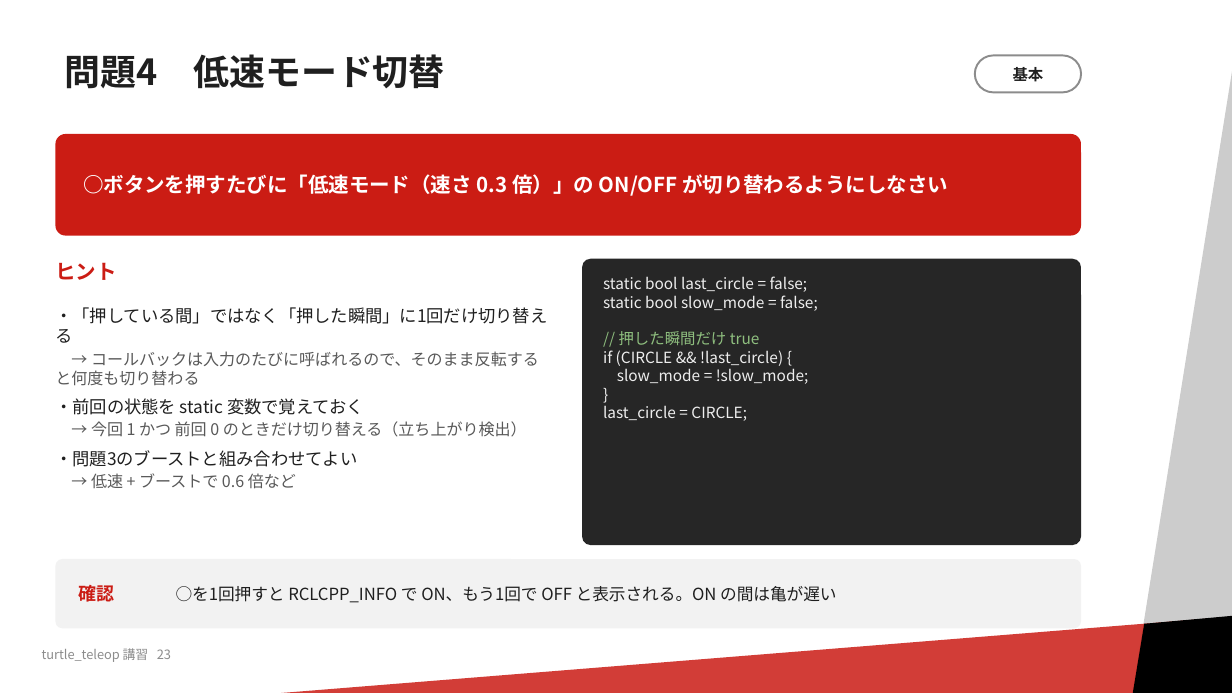
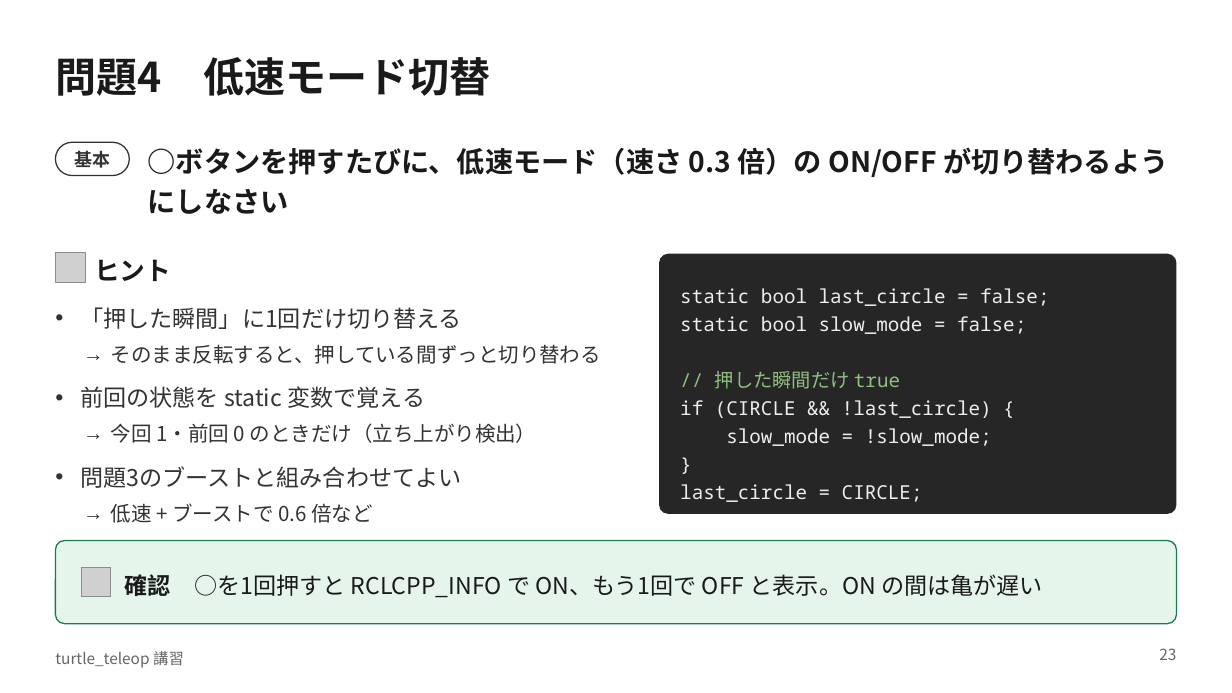
Before and after one commit to RRST-NHK-Project/rrst-ros2-ws-practice, a slide deck: slide 23 of docs/turtle_teleop講習.pptx. Drawn at 1232x693 pixels with LibreOffice and Linux fonts; fonts in the diff are those of the drawing; grey boxes stand for pictures; background and template pictures are left out. Boxes give left, top, right and bottom in pixels: in the first picture for what was removed or moved away, otherwise in the second. Text is boxed around its words. In the diff, an @@ line names an element or a change of style, - is before the commit and + after.

Commit message:
講習資料の修正

```diff
--- a/docs/turtle_teleop講習.pptx
+++ b/docs/turtle_teleop講習.pptx
@@ rectangle removed at [1042,17,1232,693] @@
@@ title "問題4 低速モード切替": place and size @@
-title "問題4 低速モード切替" at [65,54,444,89]
+title "問題4 低速モード切替" at [55,57,491,96]
@@ title "問題4 低速モード切替" at [55,57,491,96]: size 28 to 32 pt, text colour #1F1F1F to #1A1A1A; line spacing 0.9 to 1; less space between paragraphs @@
@@ rounded rectangle "基本": place and size @@
-rounded rectangle "基本" at [975,55,1081,92]
+rounded rectangle "基本" at [55,142,129,176]
@@ rounded rectangle "基本" at [55,142,129,176]: size 12 to 14 pt, text colour #1F1F1F to #333333; outline #8C8C8C 1.5 pt to #333333 1 pt @@
@@ rounded rectangle removed at [55,134,1081,236] @@
@@ text at [148,147,1168,214]: text changed; size 16 to 22 pt; text colour #FFFFFF to #1A1A1A @@
-○ボタンを押すたびに「低速モード（速さ 0.3 倍）」の ON/OFF が切り替わるようにしなさい
+○ボタンを押すたびに、低速モード（速さ 0.3 倍）の ON/OFF が切り替わるようにしなさい
@@ text "○ボタンを押すたびに、低速モード（速さ 0.3 倍）の ON/OFF が切り替わるようにしなさい" at [148,147,1168,214]: vertical alignment middle to top @@
@@ picture added at [55,253,85,283] @@
@@ text "ヒント": place and size @@
-text "ヒント" at [55,262,116,280]
+text "ヒント" at [94,259,171,281]
@@ text "ヒント" at [94,259,171,281]: size 16 to 20 pt, text colour #CB1C14 to #1A1A1A; line spacing 1 to 28pt; less space between paragraphs @@
@@ rounded rectangle "static bool last_circle = false;": place and size @@
-rounded rectangle "static bool last_circle = false;" at [582,259,1081,545]
+rounded rectangle "static bool last_circle = false;" at [659,254,1177,515]
@@ rounded rectangle "static bool last_circle = false;" at [659,254,1177,515]: size 12 to 15 pt, font Noto Sans CJK JP to Noto Sans Mono; line spacing 1 to 21.8pt; proportions changed @@
@@ text at [80,307,601,523]: text changed; size 12.5 to 16 pt; text colour #595959 to #333333 @@
-・「押している間」ではなく「押した瞬間」に1回だけ切り替える
-→ コールバックは入力のたびに呼ばれるので、そのまま反転すると何度も切り替わる
-・前回の状態を static 変数で覚えておく
-→ 今回 1 かつ 前回 0 のときだけ切り替える（立ち上がり検出）
-・問題3のブーストと組み合わせてよい
-→ 低速 + ブーストで 0.6 倍など
+• 「押した瞬間」に1回だけ切り替える
+  → そのまま反転すると、押している間ずっと切り替わる
+• 前回の状態を static 変数で覚える
+  → 今回 1・前回 0 のときだけ（立ち上がり検出）
+• 問題3のブーストと組み合わせてよい
+  → 低速 + ブーストで 0.6 倍など
@@ rounded rectangle: place and size @@
-rounded rectangle at [55,559,1081,628]
+rounded rectangle at [55,541,1177,624]
@@ rounded rectangle at [55,541,1177,624]: fill #F2F2F2 to #E6F5EC; outline none to #197A4B 1 pt; proportions changed @@
@@ picture added at [81,567,111,597] @@
@@ text "確認 ○を1回押すと RCLCPP_INFO で ON、もう1回で ..." at [125,571,1043,600]: vertical alignment middle to top @@
@@ text removed at [79,582,115,606] @@
-確認
@@ text at [125,571,1043,600]: text changed; size 13 to 18 pt; text colour #1F1F1F to #1A1A1A @@
-○を1回押すと RCLCPP_INFO で ON、もう1回で OFF と表示される。ON の間は亀が遅い
+確認 ○を1回押すと RCLCPP_INFO で ON、もう1回で OFF と表示。ON の間は亀が遅い
@@ rectangle removed at [52,610,1232,693] @@
@@ parallelogram removed at [1117,610,1232,693] @@
@@ text removed at [42,648,171,662] @@
-turtle_teleop 講習 23
@@ text added at [55,651,184,668], 12 pt, text #666666 @@
+turtle_teleop 講習
@@ page number added at [1159,648,1176,660], 12 pt, text #666666 @@
+23
```
Also in this commit, not shown: 29 other slides changed, 1 slide added, 5 other files.
